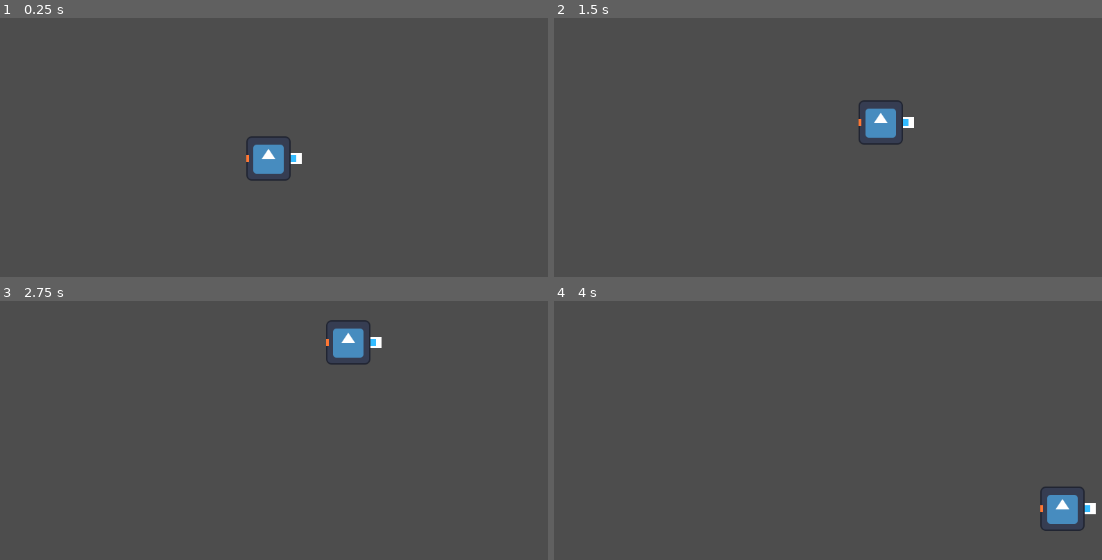
Above: before the commit, frames 1-4 (two rows, left to right).
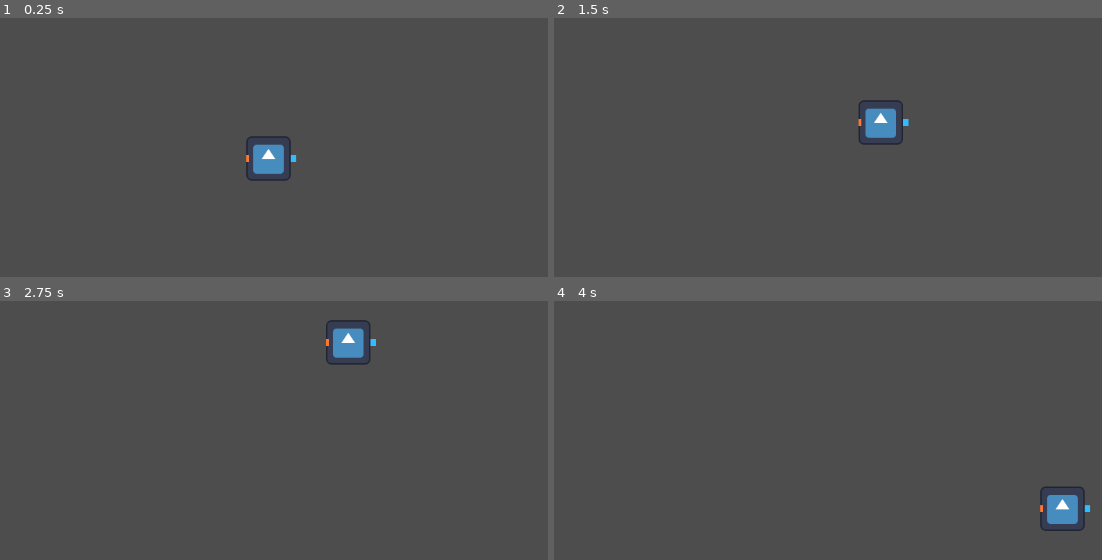
Above: after the commit, the same moments.

Repository: gb2dev/CraftMoon
Game: Godot game, scene res://gadgets/gadget.tscn
Two runs of this game, one before a commit and one after it. Both use one fixed random seed, a clock stepped at 60 frames per second and the inputs below. This scene is started directly instead of the project's main scene. The engine's default icon, where the game draws it, is replaced by a stand-in: a white triangle on a blue panel in a dark square.
Inputs (mouse positions are in pixels of both pictures, inside the frame that each line leads up to):
- Up to frame 1 (0.25 s): no input
- Up to frame 2 (1.5 s): tap Enter (ui_accept) at 0.5, 1.25 s; drag from (822, 157) to (904, 59) at 0.52 s; drag from (932, 59) to (784, 248) at 1.27 s
- Up to frame 3 (2.75 s): tap Enter (ui_accept) at 2 s; move the mouse to (350, 342) at 2.02 s; hold D (move_right) from 2.03 s (still down); tap 3 (3) at 2.1 s; click (350, 342) at 2.3 s
- Up to frame 4 (4 s): release D (move_right) at 2.75 s; tap Enter (ui_accept) at 2.75, 3.5 s; drag from (784, 531) to (581, 373) at 2.77 s; move the mouse to (1063, 508) at 3.52 s; hold A (move_left) from 3.53 s (still down); tap 1 (1) at 3.6 s; click (1063, 508) at 3.67 s; tap Space (jump) at 3.77 s; tap 2 (2) at 3.8 s

The runs differ from the first frame. In frame 1, less than 0.1% of the frame differs, in the area x 52-56%, y 52-57%; in frame 2, less than 0.1%; in frame 3, less than 0.1%; in frame 4, less than 0.1%, in the area x 96-99%, y 77-83%.

Commit message:
Prepare for multiple outputs

Diff:
--- a/gadgets/audio_gadget.gd
+++ b/gadgets/audio_gadget.gd
@@ -64,5 +64,5 @@
 
 
 func _on_area_3d_body_entered(_body: Node3D) -> void:
-	if is_input_powered(0):
+	if get_input_data(0) == null:
 		audio_player.play()
--- a/gadgets/counter_gadget.gd
+++ b/gadgets/counter_gadget.gd
@@ -15,7 +15,9 @@
 			if current_count < target_count:
 				current_count += 1
 				bar.value = current_count
-				output_signal(0, true)
+
+				if current_count == target_count:
+					output_signal(0, true)
 
 
 func change_property(property: StringName, value: Variant) -> void:
@@ -23,6 +25,5 @@
 		&"TargetCount":
 			current_count = min(current_count, value)
 			target_count = value
-			if current_count != target_count:
-				output_signal(0, false)
+			output_signal(0, current_count == target_count)
 			bar.max_value = value
--- a/gadgets/gadget.gd
+++ b/gadgets/gadget.gd
@@ -12,8 +12,8 @@
 }
 
 @onready var input_controls := $InputControls.get_children()
-@onready var output_controls := $OutputControls.get_children()
-@onready var outputs := $Outputs.get_children()
+@onready var output_controls := $OutputControls.get_children()#.map(put_in_array)
+@onready var outputs := $Outputs.get_children()#.map(put_in_array)
 @onready var node_3d := $"3D"
 
 var just_dragged_output := false
@@ -21,6 +21,7 @@
 
 # Called when the node enters the scene tree for the first time.
 func _ready() -> void:
+	# TODO: Get correct output instance
 	for output_control: OutputControl in output_controls:
 		var output_index := int(output_control.name.trim_prefix("OutputControl"))
 		output_control.gui_input.connect(_on_output_control_gui_input.bind(output_index))
@@ -39,6 +40,7 @@
 		for output_control: OutputControl in output_controls:
 			if output_control.is_in_group(&"Dragging"):
 				# Dragging Output
+				# TODO: Get correct output instance
 				var output_index := int(output_control.name.trim_prefix("OutputControl"))
 				var output := outputs[output_index]
 				var mouse_pos := get_global_mouse_position()
@@ -143,6 +145,8 @@
 
 func output_signal(output_index: int, data: Variant) -> void:
 	var output_control := output_controls[output_index] as OutputControl
+	# TODO: Get correct output instance
+	#for output_control: OutputControl in output_controls[output_index]:
 	var gadget := output_control.target_gadget
 	if is_instance_valid(gadget):
 		var input_control := gadget.input_controls[output_control.target_input] as InputControl
@@ -160,6 +164,8 @@
 
 func output_pulse(output_index: int, data: Variant) -> void:
 	var output_control := output_controls[output_index] as OutputControl
+	# TODO: Get correct output instance
+	#for output_control: OutputControl in output_controls[output_index]:
 	var gadget := output_control.target_gadget
 	if is_instance_valid(gadget):
 		gadget.input_pulse(output_control.target_input, data)
@@ -175,7 +181,7 @@
 		gadget: Gadget,
 		input_index: int
 ) -> void:
-	var output := outputs[output_index]
+	var output := outputs[output_index] as Line2D
 	var output_control := output_controls[output_index] as OutputControl
 
 	if type != ConnectionChange.DISCONNECT:
@@ -198,6 +204,26 @@
 		output_control.target_gadget = gadget
 		output_control.target_input = input_index
 		output_signal(output_index, false)
+
+		# Create New Output
+		#output_control = OutputControl.new()
+		#$OutputControls.add_child(output_control)
+		#output_control.size = Vector2.ONE * 16
+		#output_control.position = Vector2(0, -8)
+		#output_control.add_to_group(&"OutputControl")
+		#output_control.gui_input.connect(
+			#_on_output_control_gui_input.bind(
+				#output_index, output_controls[output_index].size() - 1
+			#)
+		#)
+		#output_controls[output_index].append(output_control)
+
+		#output = Line2D.new()
+		#$Outputs.add_child(output)
+		#output.points = [Vector2(64, 32), Vector2(72, 32), Vector2(72, 32)]
+		#output.default_color = Color("#33bbff")
+		#output.z_index = 1
+		#outputs[output_index].append(output)
 	else:
 		output.points[2] = output.points[1]
 		output_control.position = output.position - Vector2(0, output_control.size.y / 2)
@@ -208,13 +234,20 @@
 		if gadget:
 			gadget.input_controls[input_index].output_controls.erase(output_control)
 			gadget.input_controls[input_index].outputs.erase(output)
+
+		#if type == ConnectionChange.DELETE or type == ConnectionChange.CANCEL:
+			#if output_controls[output_index].size() > 1:
+				#outputs[output_index].pop_back().queue_free()
+				#output_controls[output_index].pop_back().queue_free()
+			#output = outputs[output_index].back()
+			#output_control = output_controls[output_index].back()
 
 
 func update_connection_positions() -> void:
 	for output_control: OutputControl in output_controls:
 		if is_instance_valid(output_control.target_gadget):
 			var output_index := int(output_control.name.trim_prefix("OutputControl"))
-			var output := outputs[output_index]
+			var output := outputs[output_index] as Line2D
 			output.points[2] = output.to_local(
 				output_control.target_gadget.global_position
 				+ Vector2(0, output_control.target_gadget.size.y / 2)
@@ -258,6 +291,15 @@
 	texture = t
 
 
-func is_input_powered(input_index: int) -> bool:
+func is_input_data_powered(input_index: int) -> bool:
+	var data: Variant = get_input_data(input_index)
+	return data == null or not is_zero_approx(data)
+
+
+func get_input_data(input_index: int) -> Variant:
 	var input_control := input_controls[input_index] as InputControl
-	return input_control.data == null or not is_zero_approx(input_control.data)
+	return input_control.data
+
+
+func put_in_array(value: Variant) -> Variant:
+	return [value]
--- a/gadgets/gadget.tscn
+++ b/gadgets/gadget.tscn
@@ -36,7 +36,6 @@
 z_index = 1
 points = PackedVector2Array(64, 32, 72, 32, 72, 32)
 default_color = Color(0.2, 0.733333, 1, 1)
-antialiased = true
 
 [node name="OutputControls" type="Control" parent="."]
 layout_mode = 1
@@ -50,22 +49,12 @@
 mouse_filter = 2
 
 [node name="OutputControl0" type="Control" parent="OutputControls" groups=["OutputControl"]]
-layout_mode = 3
 anchors_preset = 0
 offset_top = -8.0
 offset_right = 16.0
 offset_bottom = 8.0
 script = ExtResource("3_mgsla")
 
-[node name="DebugRectangle" type="ColorRect" parent="OutputControls/OutputControl0"]
-layout_mode = 1
-anchors_preset = 15
-anchor_right = 1.0
-anchor_bottom = 1.0
-grow_horizontal = 2
-grow_vertical = 2
-mouse_filter = 2
-
 [node name="3D" type="Node3D" parent="."]
 
 [connection signal="gui_input" from="." to="." method="_on_gui_input"]
--- a/gadgets/look_sensor_gadget.gd
+++ b/gadgets/look_sensor_gadget.gd
@@ -9,7 +9,7 @@
 
 
 func _on_visible_on_screen_notifier_3d_screen_entered() -> void:
-	if is_input_powered(0):
+	if is_input_data_powered(0):
 		output_signal(0, true)
 
 
--- a/gadgets/mover_gadget.gd
+++ b/gadgets/mover_gadget.gd
@@ -5,7 +5,7 @@
 
 
 func input_signal(delta: float) -> void:
-	if is_input_powered(0):
+	if is_input_data_powered(0):
 		node_3d.get_parent().position += movement_direction * delta
 
 
--- a/gadgets/timer_gadget.gd
+++ b/gadgets/timer_gadget.gd
@@ -8,7 +8,7 @@
 
 
 func input_signal(_delta: float) -> void:
-	timer.paused = not is_input_powered(0)
+	timer.paused = not is_input_data_powered(0)
 	if not first_shot:
 		bar.value = 1 - timer.time_left / timer.wait_time
 
@@ -28,5 +28,5 @@
 
 
 func _on_timer_timeout() -> void:
-	if is_input_powered(0):
+	if is_input_data_powered(0):
 		output_pulse(0, true)
--- a/gadgets/trigger_zone_gadget.gd
+++ b/gadgets/trigger_zone_gadget.gd
@@ -25,7 +25,7 @@
 
 
 func _on_area_3d_body_entered(body: Node3D) -> void:
-	if is_input_powered(0):
+	if is_input_data_powered(0):
 		output_signal(0, true)
 
 
